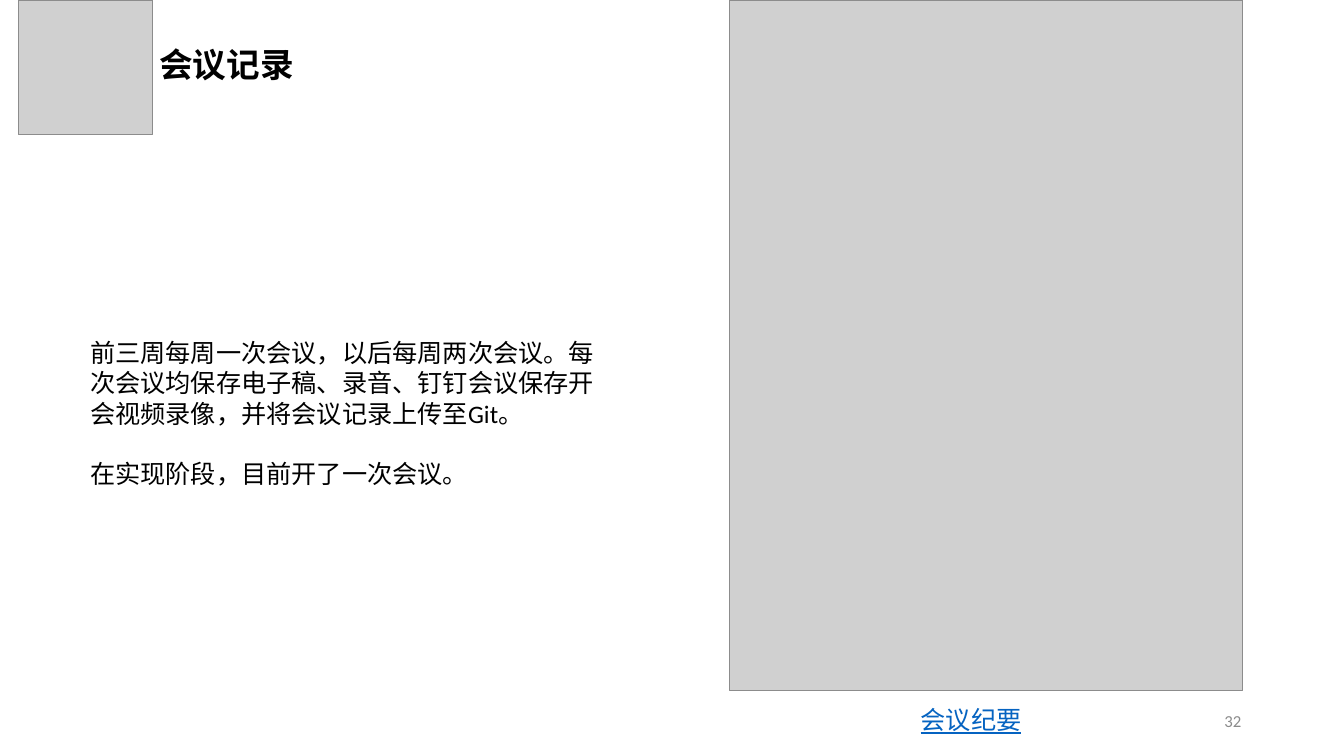
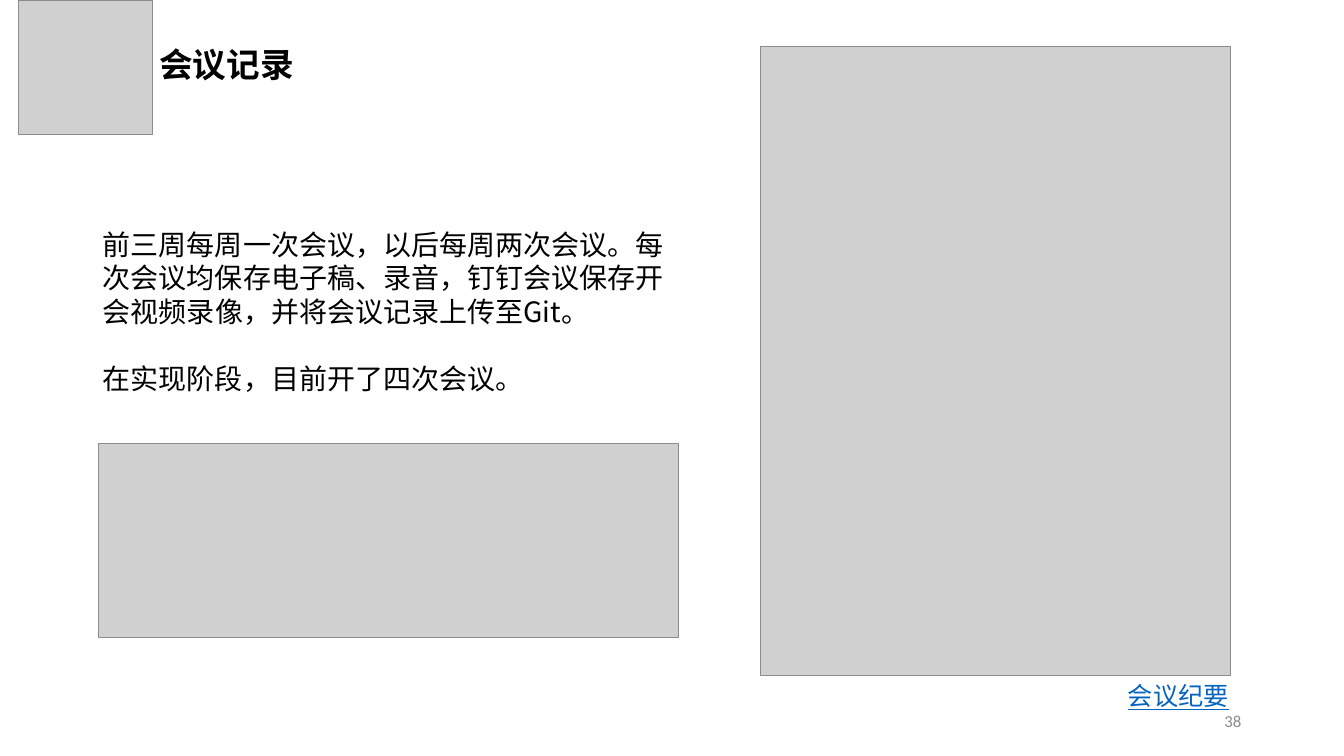
Before and after one commit to SE2020-G7/footprint, a slide deck: slide 38 of 评审PPT/实现/实现阶段.pptx (slide 32 before the commit). Drawn at 1344x756 pixels with LibreOffice and Linux fonts; fonts in the diff are those of the drawing; grey boxes stand for pictures. Boxes give left, top, right and bottom in pixels: in the first picture for what was removed or moved away, otherwise in the second. Text is boxed around its words. In the diff, an @@ line names an element or a change of style, - is before the commit and + after.

```diff
--- a/评审PPT/实现/实现阶段.pptx
+++ b/评审PPT/实现/实现阶段.pptx
@@ picture: place and size @@
-picture at [730, 0, 1243, 691]
+picture at [761, 46, 1231, 676]
@@ text at [103, 231, 664, 392]: text changed; size 18 to 20 pt; font Calibri to Noto Sans CJK SC @@
-前三周每周一次会议，以后每周两次会议。每次会议均保存电子稿、录音、钉钉会议保存开会视频录像，并将会议记录上传至Git。
-在实现阶段，目前开了一次会议。
+前三周每周一次会议，以后每周两次会议。每次会议均保存电子稿、录音，钉钉会议保存开会视频录像，并将会议记录上传至Git。
+在实现阶段，目前开了四次会议。
@@ picture added at [98, 444, 679, 637] @@
@@ text "会议纪要": place and size @@
-text "会议纪要" at [921, 708, 1022, 734]
+text "会议纪要" at [1128, 684, 1229, 710]
@@ text "会议纪要" at [1128, 684, 1229, 710]: alignment centre to right @@
@@ page number at [1224, 715, 1241, 727]: text changed @@
-32
+38
```
Also in this commit, not shown: 27 other slides changed, 6 slides added.
